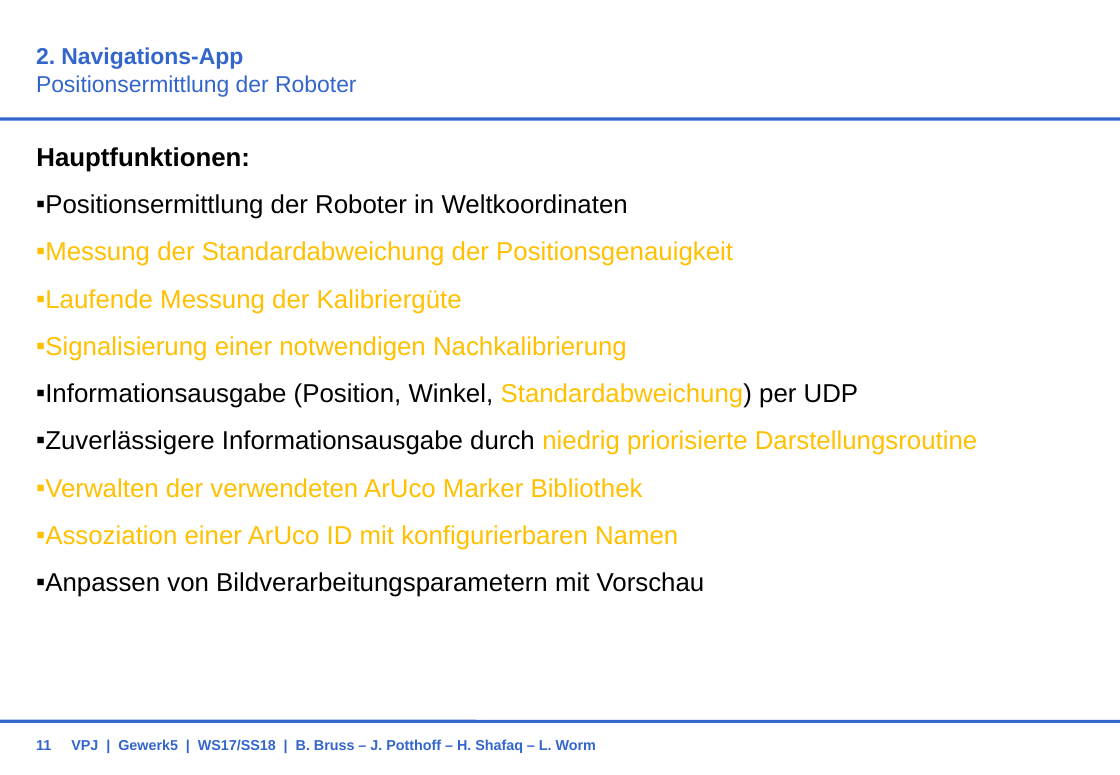
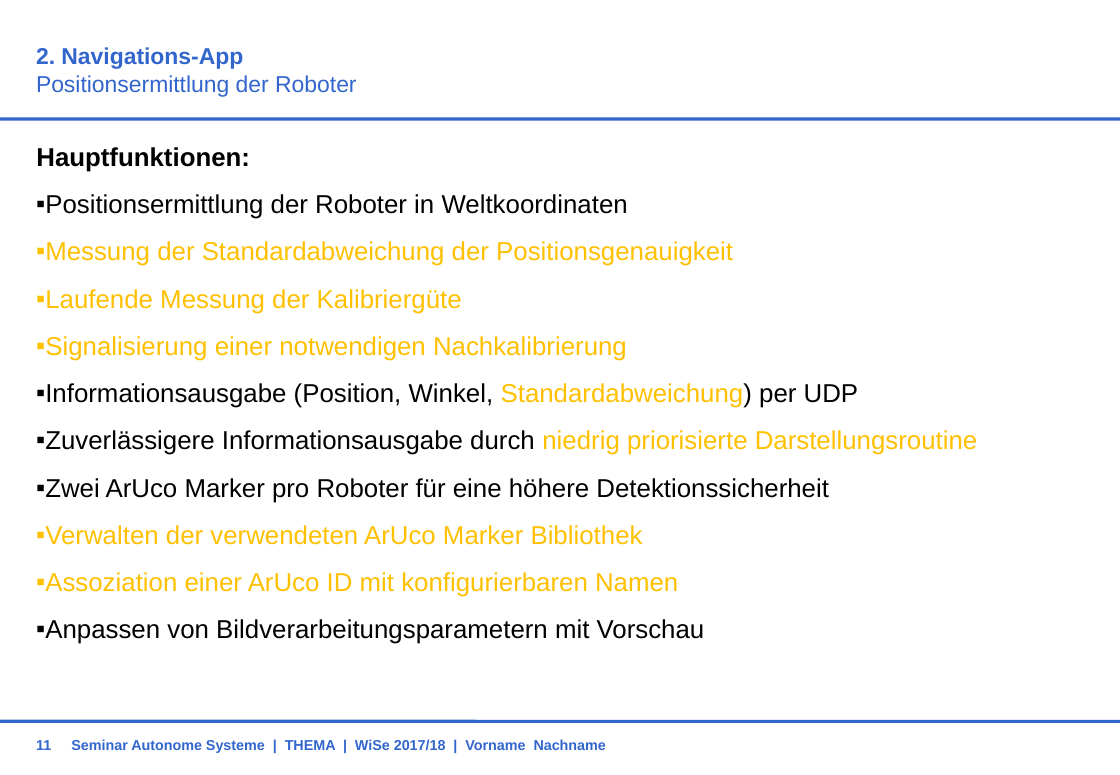
Before and after one commit to BBRUSS/VPJW17G5, a slide deck: slide 11 of 11_Orga/KonzeptG5.ppt. Drawn at 1120x775 pixels with LibreOffice and Linux fonts; fonts in the diff are those of the drawing; background and template pictures are left out. Boxes give left, top, right and bottom in pixels: in the first picture for what was removed or moved away, otherwise in the second. Text is boxed around its words. In the diff, an @@ line names an element or a change of style, - is before the commit and + after.

```diff
--- a/11_Orga/KonzeptG5.ppt
+++ b/11_Orga/KonzeptG5.ppt
@@ text at bbox=[36, 478, 829, 503]: paragraph added @@
+  ▪ Zwei ArUco Marker pro Roboter für eine höhere Detektionssicherheit
@@ text at bbox=[71, 739, 606, 753]: text changed @@
-VPJ | Gewerk5 | WS17/SS18 | B. Bruss – J. Potthoff – H. Shafaq – L. Worm
+Seminar Autonome Systeme | THEMA | WiSe 2017/18 | Vorname Nachname
```
Also in this commit, not shown: 12 other slides changed, 1 other file.
